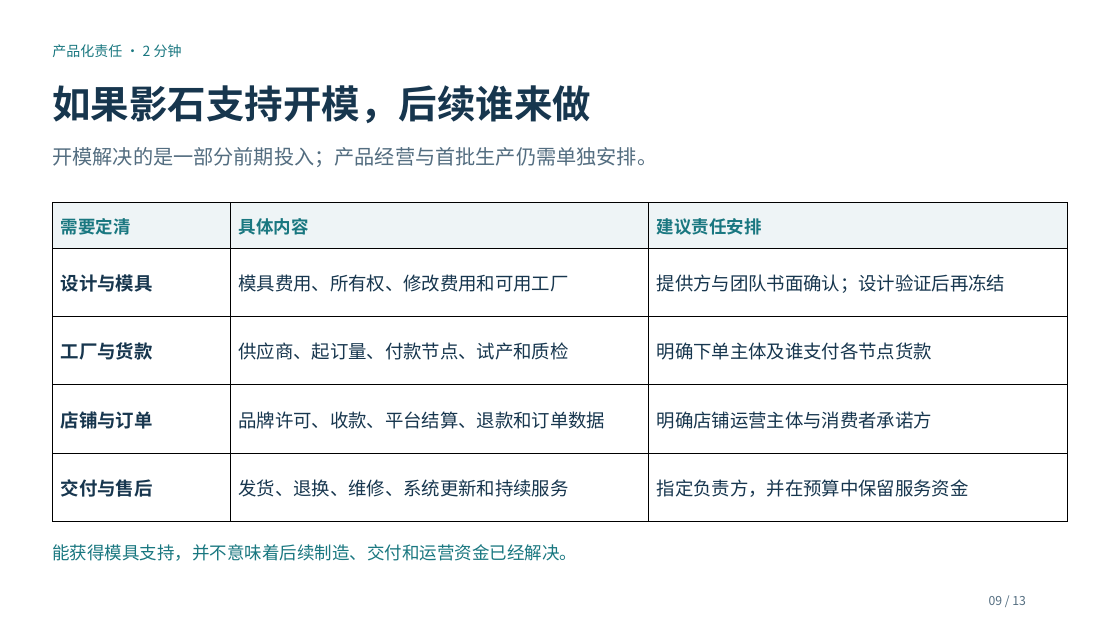
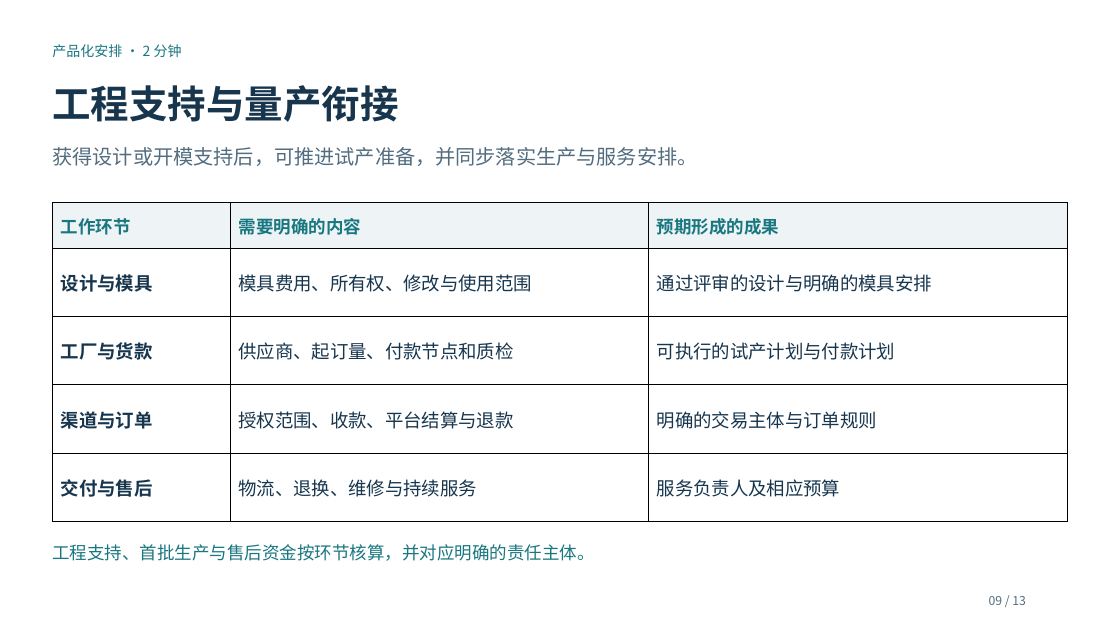
Before and after one commit to maxi-max-dev/maxi-max-dev.github.io, a slide deck: slide 9 of research/insta360-frame-discussion/unseen-insta360-discussion.pptx. Drawn at 1120x630 pixels with LibreOffice and Linux fonts; fonts in the diff are those of the drawing. Boxes give left, top, right and bottom in pixels: in the first picture for what was removed or moved away, otherwise in the second. Text is boxed around its words. In the diff, an @@ line names an element or a change of style, - is before the commit and + after.

```diff
--- a/research/insta360-frame-discussion/unseen-insta360-discussion.pptx
+++ b/research/insta360-frame-discussion/unseen-insta360-discussion.pptx
@@ text at [52, 44, 182, 57]: text changed @@
-产品化责任 · 2 分钟
+产品化安排 · 2 分钟
@@ text at [52, 85, 398, 122]: text changed @@
-如果影石支持开模，后续谁来做
+工程支持与量产衔接
@@ text at [52, 147, 697, 166]: text changed @@
-开模解决的是一部分前期投入；产品经营与首批生产仍需单独安排。
+获得设计或开模支持后，可推进试产准备，并同步落实生产与服务安排。
@@ table at [52, 203, 1067, 510] @@
-row 1: 需要定清 | 具体内容 | 建议责任安排
+row 1: 工作环节 | 需要明确的内容 | 预期形成的成果
-row 2, column 2: 模具费用、所有权、修改费用和可用工厂
+row 2, column 2: 模具费用、所有权、修改与使用范围
-row 2, column 3: 提供方与团队书面确认；设计验证后再冻结
+row 2, column 3: 通过评审的设计与明确的模具安排
-row 3, column 2: 供应商、起订量、付款节点、试产和质检
+row 3, column 2: 供应商、起订量、付款节点和质检
-row 3, column 3: 明确下单主体及谁支付各节点货款
+row 3, column 3: 可执行的试产计划与付款计划
-row 4: 店铺与订单 | 品牌许可、收款、平台结算、退款和订单数据 | 明确店铺运营主体与消费者承诺方
+row 4: 渠道与订单 | 授权范围、收款、平台结算与退款 | 明确的交易主体与订单规则
-row 5, column 2: 发货、退换、维修、系统更新和持续服务
+row 5, column 2: 物流、退换、维修与持续服务
-row 5, column 3: 指定负责方，并在预算中保留服务资金
+row 5, column 3: 服务负责人及相应预算
@@ text at [52, 544, 594, 561]: text changed @@
-能获得模具支持，并不意味着后续制造、交付和运营资金已经解决。
+工程支持、首批生产与售后资金按环节核算，并对应明确的责任主体。
```
Also in this commit, not shown: 12 other slides changed, 5 other files.
